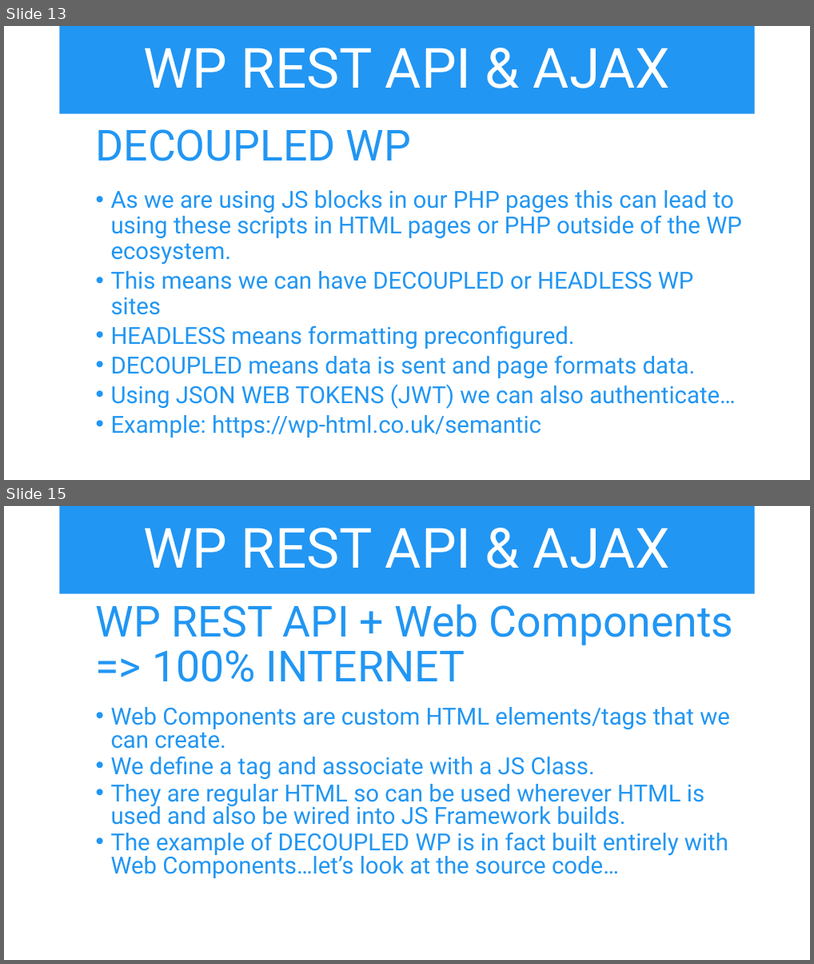
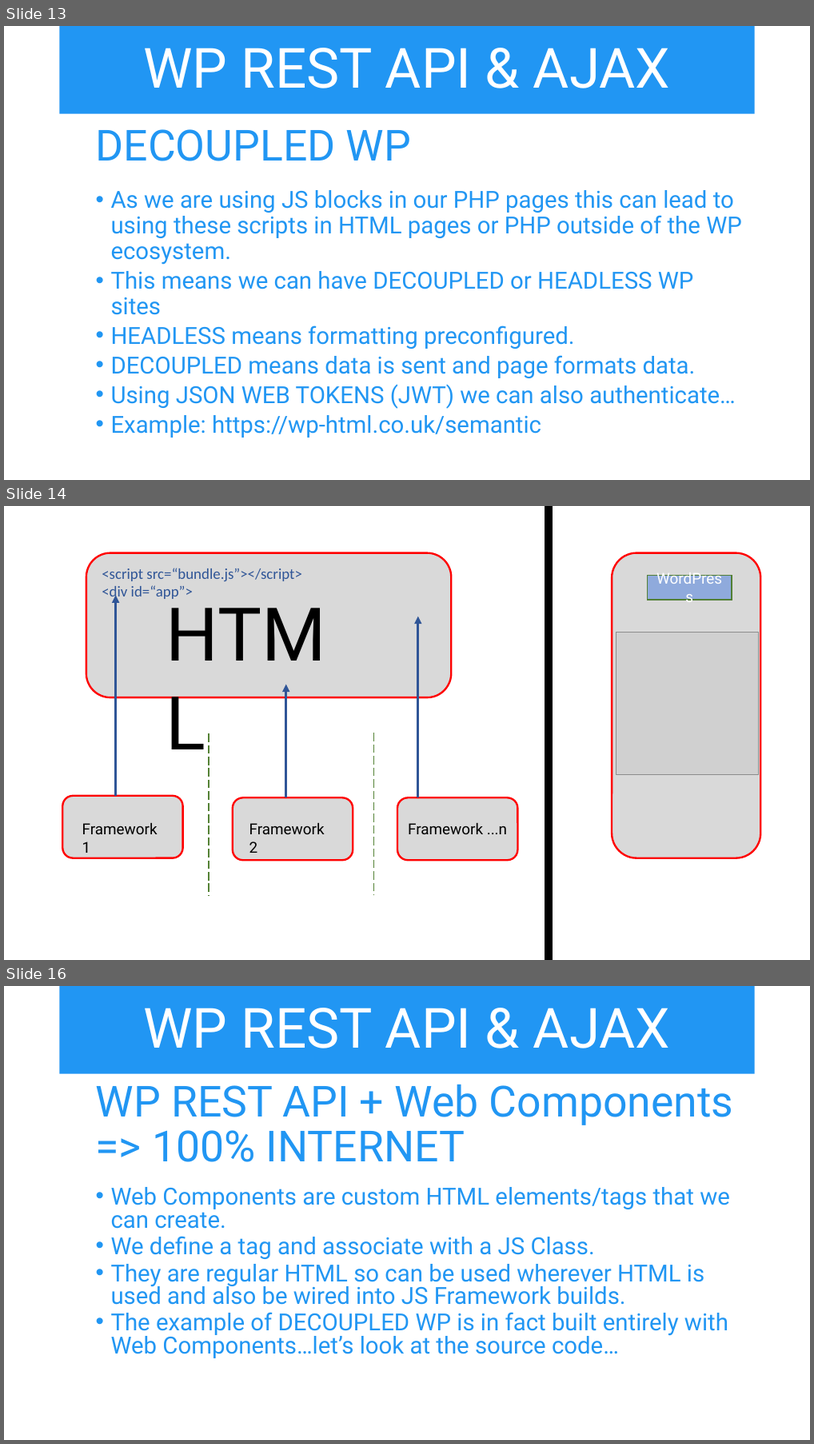
Before and after one commit to iwswordpress/rest, a slide deck: rest-api-workshop.pptx. Shown one above the other, each under a label of ours: slides 13 and 15 before the commit, slides 13, 14 and 16 after it; the slides between them are not shown. The pictures are 814x964 and 814x1444 pixels, drawn with LibreOffice and Linux fonts; fonts in the diff are those of the drawing; grey boxes stand for pictures. Boxes give left, top, right and bottom in pixels: in the first picture for what was removed or moved away, otherwise in the second. Text is boxed around its words. In the diff, an @@ line names an element or a change of style, - is before the commit and + after.

```diff
--- a/rest-api-workshop.pptx
+++ b/rest-api-workshop.pptx
@@ slide 14 added at bbox=[4, 506, 810, 960], background #FFFFFF @@
@@ line added from (549, 506) to (549, 960), #000000 10 pt @@
@@ rounded rectangle added at bbox=[86, 553, 452, 698], fill #D9D9D9, outline #FF0000 2.25 pt @@
@@ rounded rectangle added at bbox=[612, 553, 761, 858], fill #D9D9D9, outline #FF0000 2.25 pt @@
@@ text added at bbox=[102, 568, 302, 601], 18 pt, text #2F5597 @@
+<script src=“bundle.js”></script>
+<div id=“app”>
@@ rectangle added at bbox=[648, 575, 732, 599], fill #8FAADC, outline #538035 1 pt, 18 pt, text #FFFFFF @@
+WordPress
@@ arrow added from (116, 796) to (116, 595), #2F5597 3 pt @@
@@ text added at bbox=[160, 584, 371, 680], 88 pt, text #000000 @@
+HTML
@@ arrow added from (418, 797) to (418, 616), #2F5597 3 pt @@
@@ picture added at bbox=[617, 632, 759, 775] @@
@@ arrow added from (286, 797) to (286, 684), #2F5597 3 pt @@
@@ line added from (209, 733) to (209, 896), #548235 1.25 pt dashed @@
@@ line added from (374, 733) to (374, 895), #548235 1.25 pt dashed @@
@@ rounded rectangle added at bbox=[62, 796, 183, 858], fill #D9D9D9, outline #FF0000 2.25 pt @@
@@ rounded rectangle added at bbox=[233, 797, 353, 860], fill #D9D9D9, outline #FF0000 2.25 pt @@
@@ rounded rectangle added at bbox=[398, 797, 518, 860], fill #D9D9D9, outline #FF0000 2.25 pt @@
@@ text added at bbox=[82, 823, 158, 857], 18 pt, text #000000 @@
+Framework 1
@@ text added at bbox=[250, 823, 325, 852], 18 pt, text #000000 @@
+Framework 2
@@ text added at bbox=[408, 823, 507, 834], 18 pt, text #000000 @@
+Framework ...n
@@ what was slide 15 is now slide 16 @@
```
Also in this commit, not shown: 2 other slides added, 2 slides removed, 5 other files.
